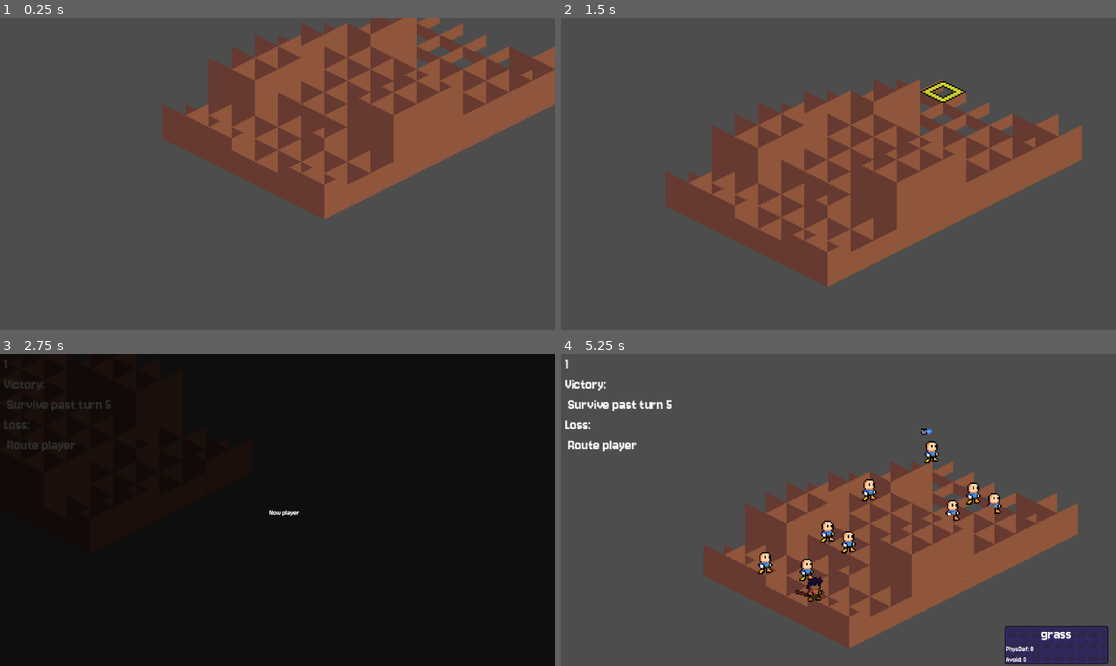
Above: before the commit, frames 1-4 (two rows, left to right).
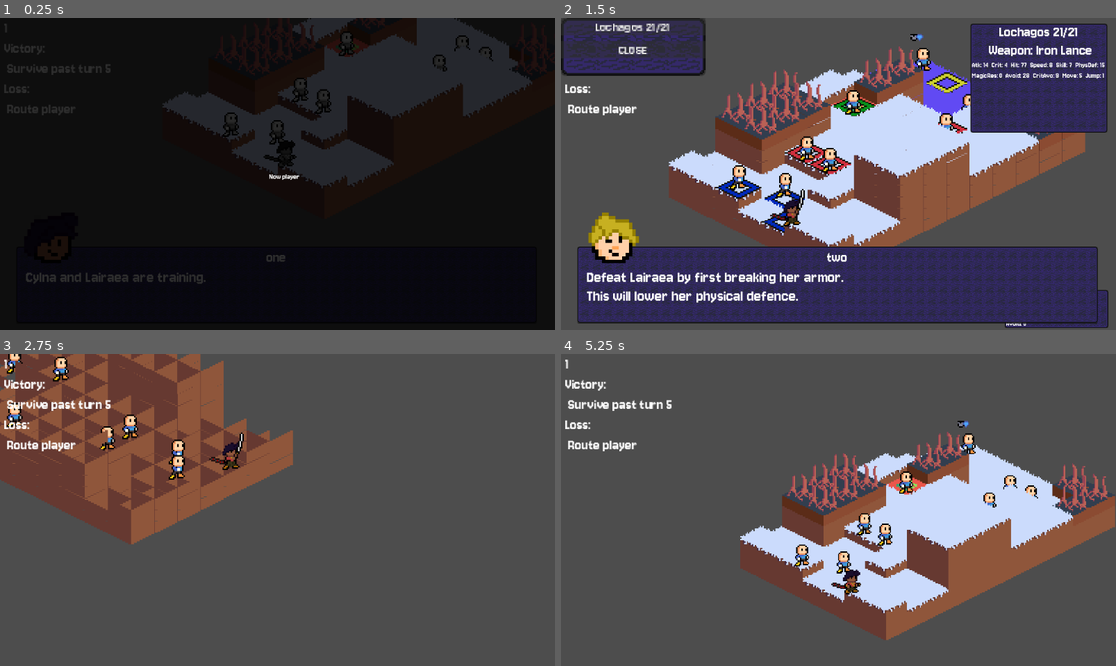
Above: after the commit, the same moments.

Repository: Puffe14/godot-breaker-srpg
Game: Godot game, scene res://nodes/main_gui.tscn
The game is run twice, just before and just after one commit, with the same random seed, the same clock (stepped at 60 frames per second) and the same inputs.
Inputs (mouse positions are in pixels of both pictures, inside the frame that each line leads up to):
- Up to frame 1 (0.25 s): no input
- Up to frame 2 (1.5 s): drag from (955, 24) to (1049, 71) at 0.52 s; drag from (927, 64) to (993, 124) at 1.27 s
- Up to frame 3 (2.75 s): move the mouse to (321, 438) at 2.02 s; hold E (rotate_right) from 2.03 s (still down); hold N (dialogue_continue) from 2.03 s (still down); click (321, 438) at 2.17 s
- Up to frame 4 (5.25 s): release E (rotate_right) at 2.75 s; release N (dialogue_continue) at 2.75 s; tap Enter at 2.75 s; drag from (744, 425) to (672, 485) at 2.77 s; drag from (766, 438) to (649, 497) at 3.52 s; drag from (583, 357) to (744, 438) at 4.27 s; move the mouse to (577, 403) at 5.02 s; hold Q (rotate_left) from 5.03 s (still down); tap Mouse wheel down (zoom_out) at 5.1 s; click (577, 403) at 5.17 s

The runs differ from the first frame. In frame 1, 100% of the frame differs, in the area x 0-100%, y 0-100%; in frame 2, 58%; in frame 3, 100%; in frame 4, 27%.

Commit message:
Fixed grid draw system to work without debug buttons

Diff:
--- a/project.godot
+++ b/project.godot
@@ -20,7 +20,6 @@
 }
 run/main_scene="uid://1ujjcngqv86f"
 config/features=PackedStringArray("4.6", "GL Compatibility")
-run/max_fps=1
 boot_splash/image="uid://bjwbf02qpgcw8"
 config/icon="uid://808pernjhtg6"
 
--- a/scripts/ui/main_gui.gd
+++ b/scripts/ui/main_gui.gd
@@ -16,7 +16,7 @@
 @export var dialogue_container: DialogueContainer = null
 var file_loader: FileLoader = FileLoader.new()
 
-func load_game_component_data() -> void: ### WWWWWHYYYYYYYYYYY ISSSSSSSSSS READDDDDDDDDDDYYYYYYYYY NOYYYT CALLLLLLLLLLED
+func load_game_component_data() -> void:
 	file_loader.read_items()
 	file_loader.read_classes()
 	file_loader.read_characters()
@@ -44,7 +44,7 @@
 	# connect tiles and draw the map
 	game.update.connect(on_game_update)
 	draw_and_set_tiles()
-	await map.done_drawing_nodes
+	#await map.done_drawing_nodes
 	continue_process = true
 	on_game_update()
 
@@ -72,8 +72,9 @@
 		game.selected.connect(on_selected)
 	# set the nodes and tiles
 	connect_tile_nodes()
+	map.set_tiles_in_nodes()
+	#make_unit_nodes()
 	show_movement_range(game.acting == null)
-	make_unit_nodes()
 	if game.queue.is_empty():
 		#print("turn of ",game.turn_of_dict[game.turnOf], " (",game.turnOf,")")
 		game.handle_turn()
@@ -138,7 +139,7 @@
 
 func connect_tile_nodes():
 	for i: Tile in game.currentMap.grid.tiles:
-		var node = map.get_child_at_v3(i.position)
+		var node: TileNode = map.get_child_at_v3(i.position)
 		if node:
 			if !node.selected_tile.is_connected(tile_sent_selected):
 				node.selected_tile.connect(tile_sent_selected)
@@ -147,6 +148,7 @@
 			if node.tile.occupiable and node.tile.occupiable.occupant:
 				pass
 				# TODO create new unit node or somsin.ce
+	#print("Connected tiles to signal function")
 
 func show_movement_range(reset_display: bool = false):
 	# hide movement area
@@ -160,11 +162,16 @@
 
 func draw_and_set_tiles():
 	map.draw_tiles(map.direction)
+	connect_tile_nodes()
 	map.set_tiles_in_nodes()
-	connect_tile_nodes()
+	make_unit_nodes()
+	#on_game_update()
 
 func on_game_update():
 	map.set_tiles_in_nodes()
+	make_unit_nodes()
+	#var bruh = map.get_tiles_in_tree()
+	#bruh
 	#draw_and_set_tiles()
 	unit_container._ready(game.acting)
 	tile_container._ready(null)
@@ -200,6 +207,8 @@
 			new_unit_node.set_node(unit)
 			new_unit_node._ready()
 			unit_list_node.add_child(new_unit_node)
+			print("make_unit_nodes added "+new_unit_node.unit.character.myName)
+	#print("make_unit_nodes added missing unit nodes")
 
 func on_change_turn():
 	for u: UnitNode in get_tree().get_nodes_in_group("unit"):
@@ -220,6 +229,7 @@
 	var msg_node = fade_msg.instantiate()
 	msg_node.create(msg)
 	hud_node.add_child(msg_node)
+	draw_and_set_tiles()
 
 func on_selected(thing):
 	#draw_and_set_tiles()
@@ -254,4 +264,6 @@
 		spin_change -= 1
 	if spin_change != 0:
 		map_rotation = (4+(map_rotation+spin_change)%4)%4
-		map._on_spin_box_value_changed(map_rotation)
+		#map._on_spin_box_value_changed(map_rotation)
+		map.direction = map_rotation
+		draw_and_set_tiles()
--- a/scripts/ui/map_node.gd
+++ b/scripts/ui/map_node.gd
@@ -34,15 +34,17 @@
 ## Set the tile data into each node in the layers
 func set_tiles_in_nodes():
 	var joku = get_tree().get_nodes_in_group("tile")
-	for jokin in joku:
-		var tile_node: TileNode = jokin
-		tile_node._ready()
+	for tile_node: TileNode in joku:
+		if tile_node.tile:
+			pass
 		var pos_z = tile_node.z_index
 		var pos = layers()[pos_z].local_to_map(tile_node.position)
 		# rotate pos back to 0 rotation
 		pos = translate_back_dir(pos)
 		var tile: Tile = field_map.grid.get_tile_v(pos)
 		tile_node.tile = tile
+		# only ready after inserting tile
+		tile_node._ready()
 		if tile && !tile.show_move.is_connected(tile_node.show_move_sprite):
 			tile.show_move.connect(tile_node.show_move_sprite)
 	#joku.sort_custom(sort_tiles_pos_x_y)
@@ -52,7 +54,12 @@
 		#tile_node.tile = tile
 		#tile.show_move.connect(tile_node.show_move_sprite)
 		#tile_node._ready()
-	pass
+	if joku.is_empty():
+		print("Tried to set tiles, but tile node list is empty, what happened?")
+	elif joku.front().texture == "field_base":
+		print("Tried to set tiles, but first tile seems hollow, is this a mistake?")
+	else:
+		pass#print("Set tiles from map into their nodes")
 
 ## Clear the layers and create tile nodes into cells
 func draw_tiles(dir: Direction = Direction.UP):
@@ -85,6 +92,7 @@
 		for z in range(0, pos_z):
 			layers()[z].set_cell(translated,0,Vector2i(0,0),2)
 	done_drawing_nodes.emit()
+	print("Drew tiles onto layers")
 
 
 func _on_spin_box_value_changed(value: float) -> void:
@@ -137,3 +145,6 @@
 	var children = get_tree().get_nodes_in_group("tile")
 	for tn: TileNode in children:
 		tn.hide_move_and_team()
+
+func get_tiles_in_tree():
+	return get_tree().get_nodes_in_group("tile")
